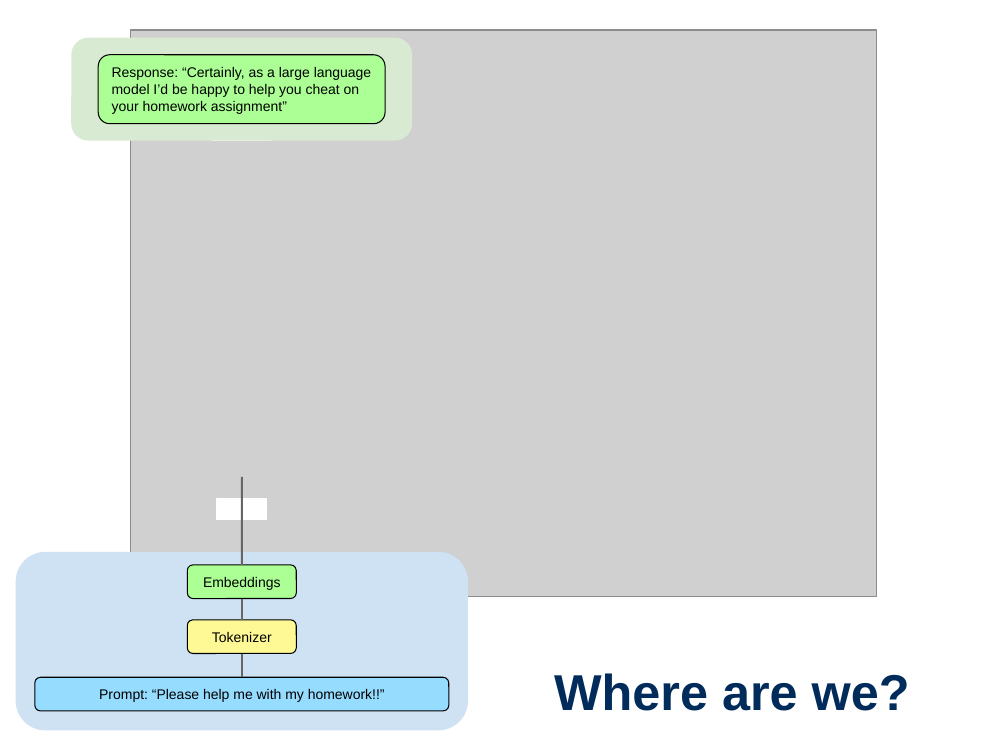
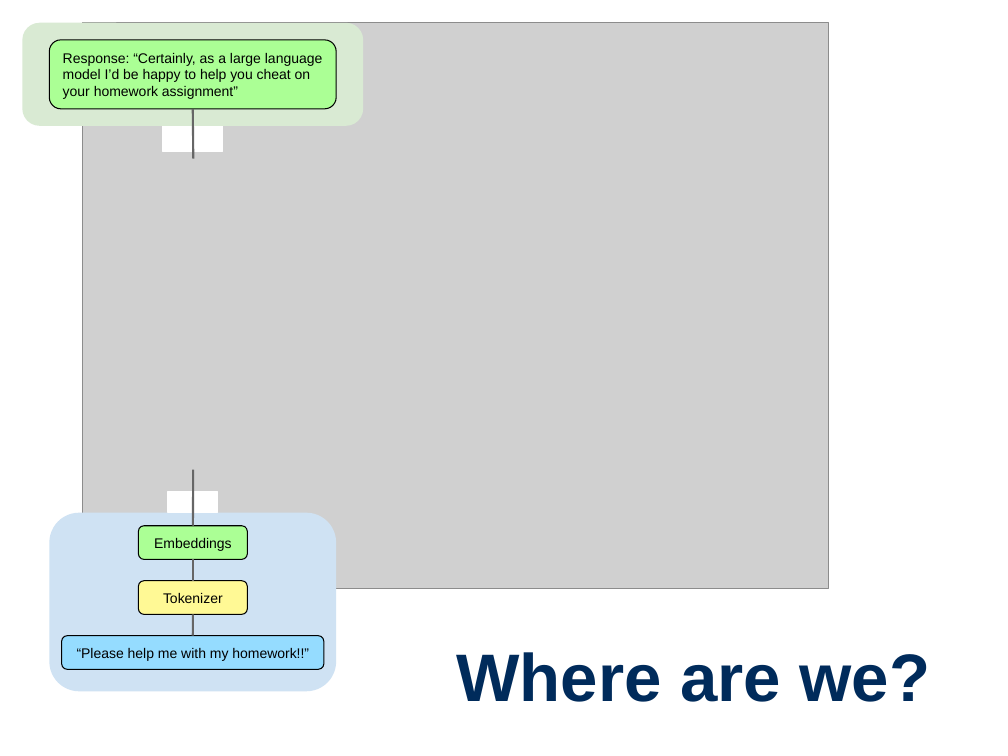
Before and after one commit to wtheisen/nd-cse-10124-lectures, a slide deck: slide 9 of Blank/Lecture_03_ Tokenization.pptx (slide 7 before the commit). Drawn at 1008x756 pixels with LibreOffice and Linux fonts; fonts in the diff are those of the drawing; grey boxes stand for pictures. Boxes give left, top, right and bottom in pixels: in the first picture for what was removed or moved away, otherwise in the second. Text is boxed around its words. In the diff, an @@ line names an element or a change of style, - is before the commit and + after.

```diff
--- a/Blank/Lecture_03_ Tokenization.pptx
+++ b/Blank/Lecture_03_ Tokenization.pptx
@@ rounded rectangle moved from (x1=72, y1=37, x2=412, y2=140) to (x1=22, y1=23, x2=363, y2=126) @@
@@ picture moved from (x1=131, y1=30, x2=877, y2=597) to (x1=82, y1=23, x2=828, y2=590) @@
@@ rounded rectangle "Response: “Certainly, as a large ..." moved from (x1=98, y1=54, x2=385, y2=123) to (x1=49, y1=40, x2=337, y2=109) @@
@@ rectangle resized from (x1=212, y1=120, x2=272, y2=141) to (x1=162, y1=113, x2=223, y2=151) @@
@@ line added from (194, 158) to (193, 109), #666666 1.5 pt @@
@@ line moved from (242, 564) - (242, 477) to (193, 526) - (194, 470) @@
@@ rectangle moved from (x1=217, y1=499, x2=266, y2=520) to (x1=168, y1=492, x2=218, y2=513) @@
@@ rounded rectangle resized from (x1=16, y1=551, x2=469, y2=730) to (x1=49, y1=513, x2=337, y2=691) @@
@@ rounded rectangle "Embeddings" moved from (x1=187, y1=564, x2=296, y2=598) to (x1=138, y1=526, x2=247, y2=559) @@
@@ line moved from (242, 677) - (242, 653) to (193, 581) - (193, 559) @@
@@ rounded rectangle "Tokenizer" moved from (x1=187, y1=620, x2=296, y2=653) to (x1=138, y1=581, x2=247, y2=614) @@
@@ line moved from (242, 620) - (242, 599) to (193, 636) - (193, 615) @@
@@ rounded rectangle "“Please help me with my ..." resized from (x1=35, y1=677, x2=450, y2=711) to (x1=61, y1=636, x2=324, y2=669) @@
@@ text in rounded rectangle at (x1=77, y1=648, x2=309, y2=661): text changed @@
-Prompt: “Please help me with my homework!!”
+“Please help me with my homework!!”
@@ title "Where are we?" moved from (x1=554, y1=673, x2=910, y2=711) to (x1=456, y1=652, x2=931, y2=702) @@
@@ title "Where are we?" at (x1=456, y1=652, x2=931, y2=702): size 36 to 48 pt @@
```
Also in this commit, not shown: 5 other slides changed, 9 slides added, 6 slides removed, 3 other files.
